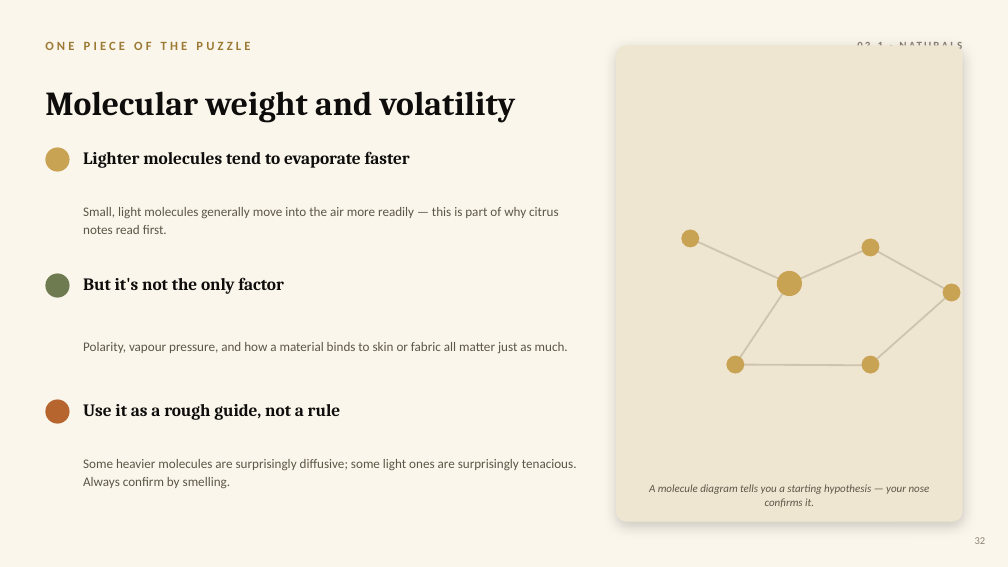
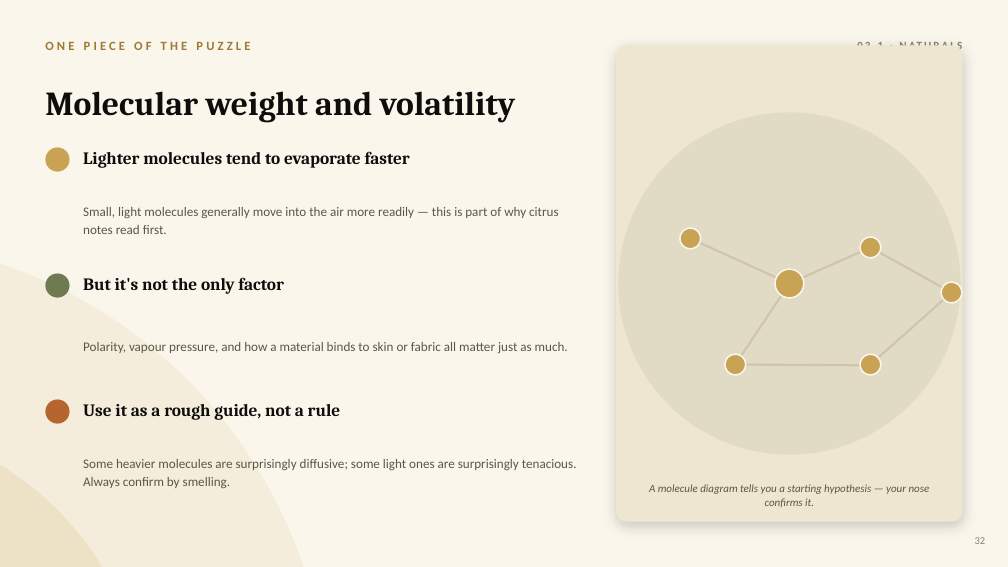
Before and after one commit to yevfumes/yev, a slide deck: slide 36 of course/YEVFUMES_Perfumery_Course.pptx. Drawn at 1008x567 pixels with LibreOffice and Linux fonts; fonts in the diff are those of the drawing. Boxes give left, top, right and bottom in pixels: in the first picture for what was removed or moved away, otherwise in the second. Text is boxed around its words. In the diff, an @@ line names an element or a change of style, - is before the commit and + after.

```diff
--- a/course/YEVFUMES_Perfumery_Course.pptx
+++ b/course/YEVFUMES_Perfumery_Course.pptx
@@ ellipse added at (x1=619, y1=113, x2=961, y2=455), fill #6E7A50 at 10% opacity @@
@@ ellipse added at (x1=0, y1=238, x2=329, y2=567), fill #C9A354 at 10% opacity @@
@@ line (690, 238) - (789, 284): stroke #CFC5AE 1.75 pt to #CFC5AE 2 pt @@
@@ outline none to #FAF6EC 1.5 pt in 6 elements at (x1=680, y1=228, x2=700, y2=249), (x1=941, y1=282, x2=962, y2=302), (x1=861, y1=237, x2=881, y2=258), (x1=861, y1=355, x2=881, y2=375), (x1=725, y1=355, x2=746, y2=375), (x1=775, y1=269, x2=804, y2=298) @@
@@ line (789, 284) - (870, 247): stroke #CFC5AE 1.75 pt to #CFC5AE 2 pt @@
@@ line (870, 247) - (952, 293): stroke #CFC5AE 1.75 pt to #CFC5AE 2 pt @@
@@ line (736, 364) - (789, 284): stroke #CFC5AE 1.75 pt to #CFC5AE 2 pt @@
@@ line (870, 364) - (952, 293): stroke #CFC5AE 1.75 pt to #CFC5AE 2 pt @@
@@ line (736, 364) - (870, 365): stroke #CFC5AE 1.75 pt to #CFC5AE 2 pt @@
@@ ellipse added at (x1=0, y1=422, x2=145, y2=567), fill #C9A354 at 16% opacity @@
```
Also in this commit, not shown: 134 other slides changed.
